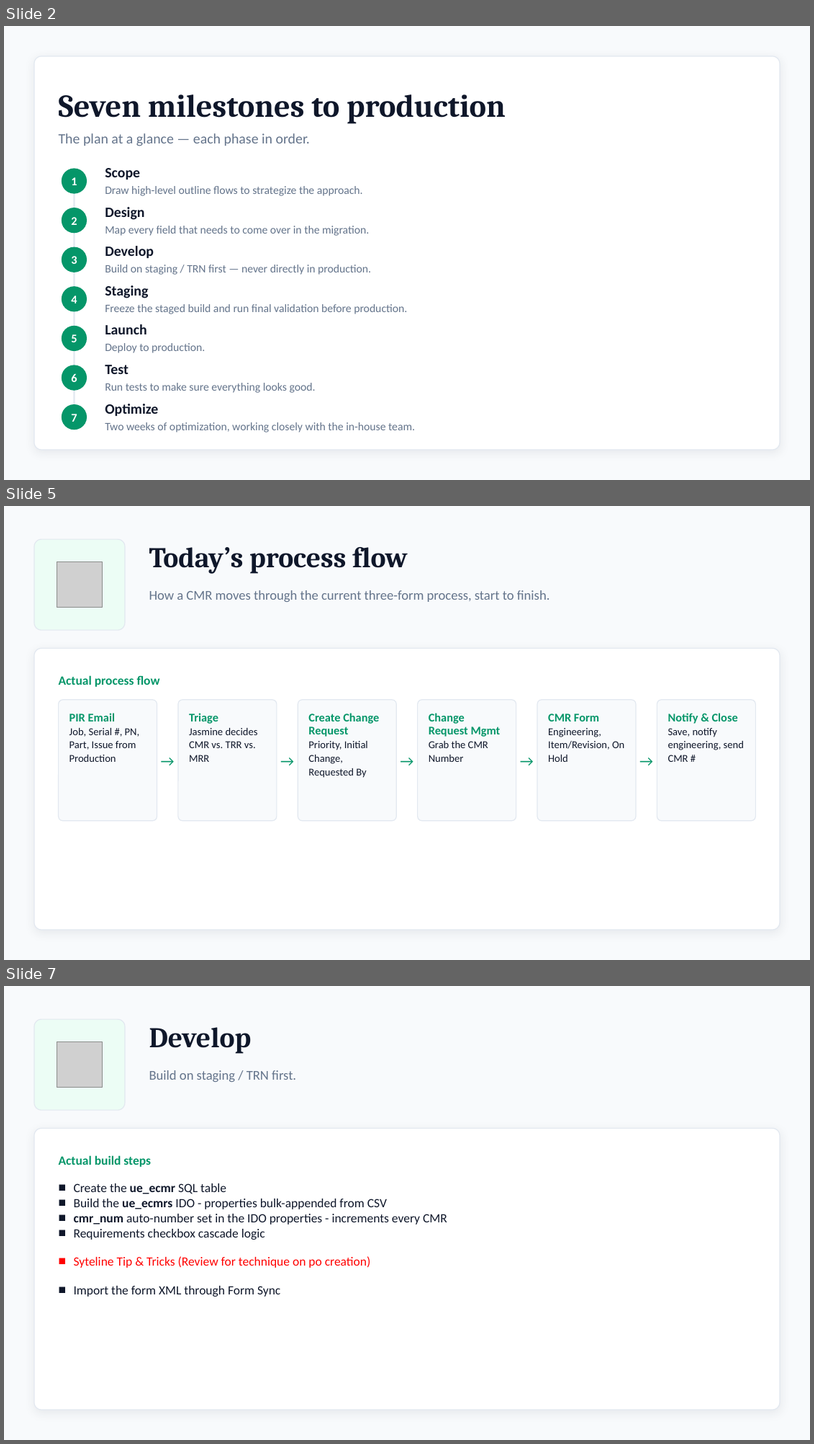
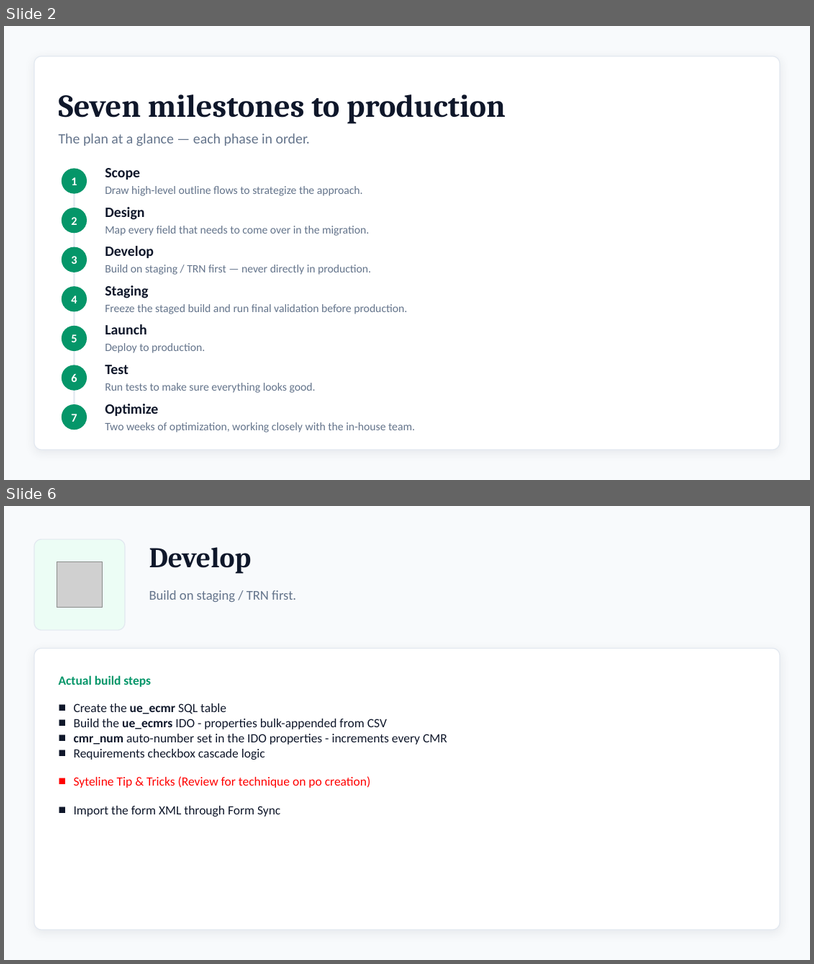
Before and after one commit to Enflite/eCMRs, a slide deck: docs/presentations/eCMRs_plan.pptx. Shown one above the other, each under a label of ours: slides 2, 5 and 7 before the commit, slides 2 and 6 after it; the slides between them are not shown. The pictures are 814x1444 and 814x964 pixels, drawn with LibreOffice and Linux fonts; fonts in the diff are those of the drawing; grey boxes stand for pictures. Boxes give left, top, right and bottom in pixels: in the first picture for what was removed or moved away, otherwise in the second. Text is boxed around its words. In the diff, an @@ line names an element or a change of style, - is before the commit and + after.

```diff
--- a/docs/presentations/eCMRs_plan.pptx
+++ b/docs/presentations/eCMRs_plan.pptx
@@ slide 5 removed at (4, 506, 810, 960), background #F8FAFC @@
@@ rounded rectangle removed at (34, 539, 125, 630) @@
@@ text removed at (149, 547, 408, 574) @@
-Today’s process flow
@@ picture removed at (57, 562, 103, 608) @@
@@ text removed at (149, 590, 550, 602) @@
-How a CMR moves through the current three-form process, start to finish.
@@ rounded rectangle removed at (34, 648, 780, 929) @@
@@ text removed at (59, 675, 160, 687) @@
-Actual process flow
@@ rounded rectangle removed at (59, 700, 157, 821) @@
@@ text removed at (157, 700, 178, 821) @@
-→
@@ rounded rectangle removed at (178, 700, 277, 821) @@
@@ text removed at (277, 700, 298, 821) @@
-→
@@ rounded rectangle removed at (298, 700, 396, 821) @@
@@ text removed at (396, 700, 418, 821) @@
-→
@@ rounded rectangle removed at (418, 700, 517, 821) @@
@@ text removed at (517, 700, 538, 821) @@
-→
@@ rounded rectangle removed at (538, 700, 636, 821) @@
@@ text removed at (636, 700, 657, 821) @@
-→
@@ rounded rectangle removed at (657, 700, 756, 821) @@
@@ text removed at (70, 713, 140, 762) @@
-PIR Email
-Job, Serial #, PN, Part, Issue from Production
@@ text removed at (189, 713, 258, 762) @@
-Triage
-Jasmine decides CMR vs. TRR vs. MRR
@@ text removed at (309, 713, 379, 777) @@
-Create Change Request
-Priority, Initial Change, Requested By
@@ text removed at (429, 713, 501, 762) @@
-Change Request Mgmt
-Grab the CMR Number
@@ text removed at (548, 713, 625, 762) @@
-CMR Form
-Engineering, Item/Revision, On Hold
@@ text removed at (669, 713, 744, 762) @@
-Notify & Close
-Save, notify engineering, send CMR #
@@ what was slide 7 is now slide 6 @@
```
Also in this commit, not shown: 6 slides changed.
